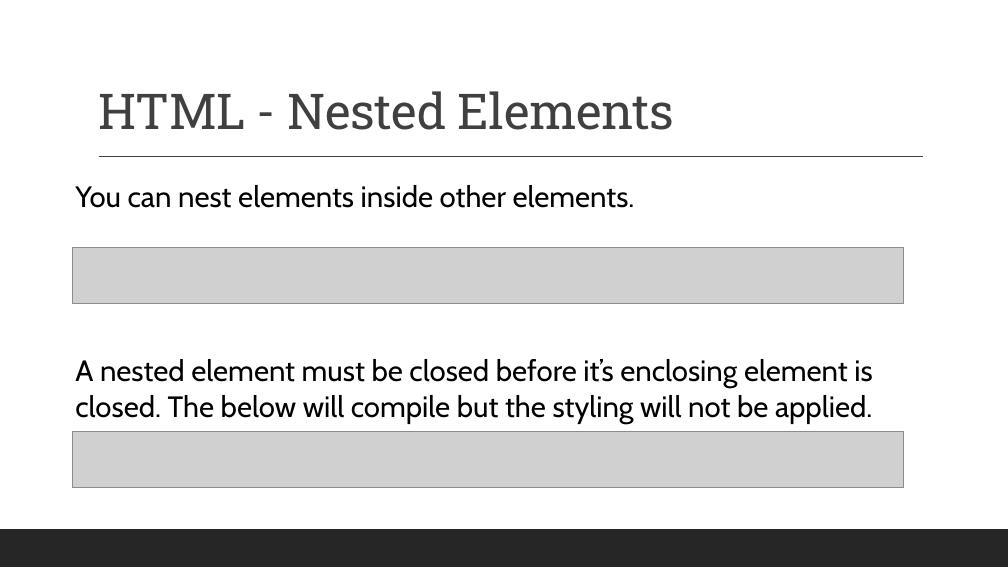
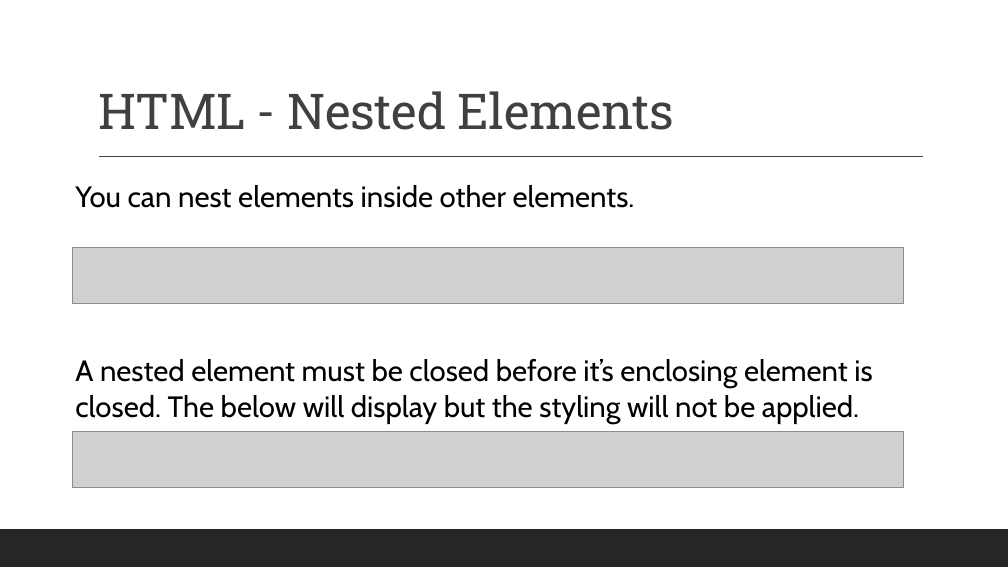
Before and after one commit to 2002-feb24-net/trainer-code, a slide deck: slide 8 of REPO_MarksCodeAndPPTs/DotNetPPTs/dotnetWeek3Ppts/D12_.NET_HTMLFundamentals.pptx. Drawn at 1008x567 pixels with LibreOffice and Linux fonts; fonts in the diff are those of the drawing; grey boxes stand for pictures. Boxes give left, top, right and bottom in pixels: in the first picture for what was removed or moved away, otherwise in the second. Text is boxed around its words. In the diff, an @@ line names an element or a change of style, - is before the commit and + after.

```diff
--- a/REPO_MarksCodeAndPPTs/DotNetPPTs/dotnetWeek3Ppts/D12_.NET_HTMLFundamentals.pptx
+++ b/REPO_MarksCodeAndPPTs/DotNetPPTs/dotnetWeek3Ppts/D12_.NET_HTMLFundamentals.pptx
@@ text at box(75, 359, 872, 424): text changed @@
-A nested element must be closed before it’s enclosing element is closed. The below will compile but the styling will not be applied.
+A nested element must be closed before it’s enclosing element is closed. The below will display but the styling will not be applied.
```
Also in this commit, not shown: 7 other slides changed, 1 slide added, 3 other files.
